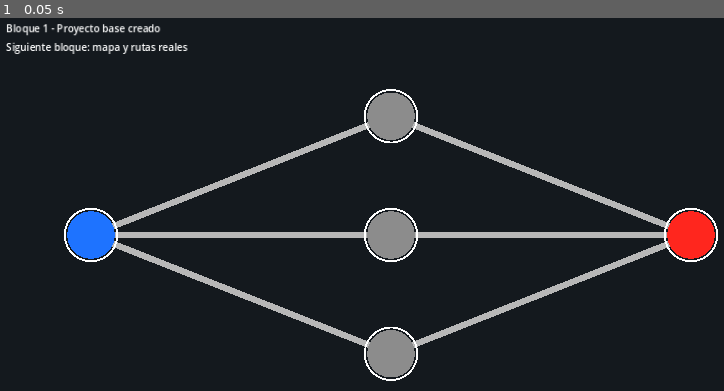
Above: before the commit, frame 1.
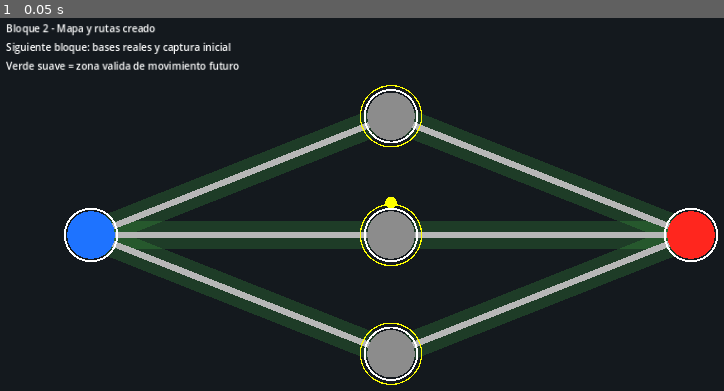
Above: after the commit, the same moment.

Repository: jeffer91/juego
Game: Godot game, scene res://scenes/main/MainGame.tscn
The game is run twice, just before and just after one commit, with the same random seed, the same clock (stepped at 60 frames per second) and the same inputs.
Inputs:
- Up to frame 1 (0.05 s): no input

The runs differ from the first frame. In frame 1, 13% of the frame differs, in the area x 0-94%, y 1-99%.

Commit message:
Bloque 2: conectar MainGame con rutas modulares

Diff:
--- a/scripts/core/MainGame.gd
+++ b/scripts/core/MainGame.gd
@@ -1,51 +1,82 @@
 extends Node2D
+
+const RouteManagerScript := preload("res://scripts/movement/RouteManager.gd")
+const PathFinderScript := preload("res://scripts/movement/PathFinder.gd")
 
 const BACKGROUND_COLOR := Color(0.08, 0.10, 0.12)
 const ROUTE_COLOR := Color(0.72, 0.72, 0.72)
+const ROUTE_VALID_COLOR := Color(0.30, 0.85, 0.30, 0.18)
 const BASE_RADIUS := 38.0
+const ROUTE_WIDTH := 10.0
+const ROUTE_VALID_WIDTH := 44.0
 
-var player_base_position := Vector2(160, 360)
-var enemy_base_position := Vector2(1120, 360)
-var neutral_top_position := Vector2(640, 170)
-var neutral_center_position := Vector2(640, 360)
-var neutral_bottom_position := Vector2(640, 550)
+var route_manager: RouteManager
+var path_finder: PathFinder
 
 func _ready() -> void:
+	route_manager = RouteManagerScript.new()
+	route_manager.setup_level_01()
+
+	path_finder = PathFinderScript.new()
+	path_finder.configure(route_manager)
+
 	_build_hud_placeholder()
 	GameManager.start_game(1)
 	queue_redraw()
 
 func _draw() -> void:
 	_draw_background()
+	_draw_route_valid_areas()
 	_draw_routes()
 	_draw_bases()
 
 func _draw_background() -> void:
 	draw_rect(Rect2(Vector2.ZERO, get_viewport_rect().size), BACKGROUND_COLOR, true)
 
+func _draw_route_valid_areas() -> void:
+	for segment in route_manager.get_segment_positions():
+		draw_line(
+			segment["from_position"],
+			segment["to_position"],
+			ROUTE_VALID_COLOR,
+			ROUTE_VALID_WIDTH
+		)
+
 func _draw_routes() -> void:
-	var line_width := 10.0
-
-	draw_line(player_base_position, neutral_top_position, ROUTE_COLOR, line_width)
-	draw_line(neutral_top_position, enemy_base_position, ROUTE_COLOR, line_width)
-
-	draw_line(player_base_position, neutral_center_position, ROUTE_COLOR, line_width)
-	draw_line(neutral_center_position, enemy_base_position, ROUTE_COLOR, line_width)
-
-	draw_line(player_base_position, neutral_bottom_position, ROUTE_COLOR, line_width)
-	draw_line(neutral_bottom_position, enemy_base_position, ROUTE_COLOR, line_width)
+	for segment in route_manager.get_segment_positions():
+		draw_line(
+			segment["from_position"],
+			segment["to_position"],
+			ROUTE_COLOR,
+			ROUTE_WIDTH
+		)
 
 func _draw_bases() -> void:
-	_draw_base(player_base_position, TeamManager.Team.PLAYER)
-	_draw_base(enemy_base_position, TeamManager.Team.ENEMY)
-	_draw_base(neutral_top_position, TeamManager.Team.NEUTRAL)
-	_draw_base(neutral_center_position, TeamManager.Team.NEUTRAL)
-	_draw_base(neutral_bottom_position, TeamManager.Team.NEUTRAL)
+	for base_data in route_manager.get_base_points():
+		_draw_base(base_data)
 
-func _draw_base(position: Vector2, team: TeamManager.Team) -> void:
+func _draw_base(base_data: Dictionary) -> void:
+	var position := route_manager.get_point(base_data["point_id"])
+	var team := _get_team_from_id(base_data.get("team", "neutral"))
 	var color := TeamManager.get_team_color(team)
+
 	draw_circle(position, BASE_RADIUS, color)
 	draw_arc(position, BASE_RADIUS + 4.0, 0.0, TAU, 64, Color.WHITE, 3.0)
+
+	if int(base_data.get("difficulty", 0)) > 0:
+		draw_arc(position, BASE_RADIUS + 11.0, 0.0, TAU, 64, Color.YELLOW, 2.0)
+
+	if str(base_data.get("produces", "")) == "drone":
+		draw_circle(position + Vector2(0, -52), 9.0, Color.YELLOW)
+
+func _get_team_from_id(team_id: String) -> TeamManager.Team:
+	match team_id:
+		"player":
+			return TeamManager.Team.PLAYER
+		"enemy":
+			return TeamManager.Team.ENEMY
+		_:
+			return TeamManager.Team.NEUTRAL
 
 func _build_hud_placeholder() -> void:
 	var canvas_layer := CanvasLayer.new()
@@ -53,11 +84,16 @@
 	add_child(canvas_layer)
 
 	var title_label := Label.new()
-	title_label.text = "Bloque 1 - Proyecto base creado"
+	title_label.text = "Bloque 2 - Mapa y rutas creado"
 	title_label.position = Vector2(24, 18)
 	canvas_layer.add_child(title_label)
 
 	var instruction_label := Label.new()
-	instruction_label.text = "Siguiente bloque: mapa y rutas reales"
+	instruction_label.text = "Siguiente bloque: bases reales y captura inicial"
 	instruction_label.position = Vector2(24, 48)
 	canvas_layer.add_child(instruction_label)
+
+	var helper_label := Label.new()
+	helper_label.text = "Verde suave = zona valida de movimiento futuro"
+	helper_label.position = Vector2(24, 78)
+	canvas_layer.add_child(helper_label)
